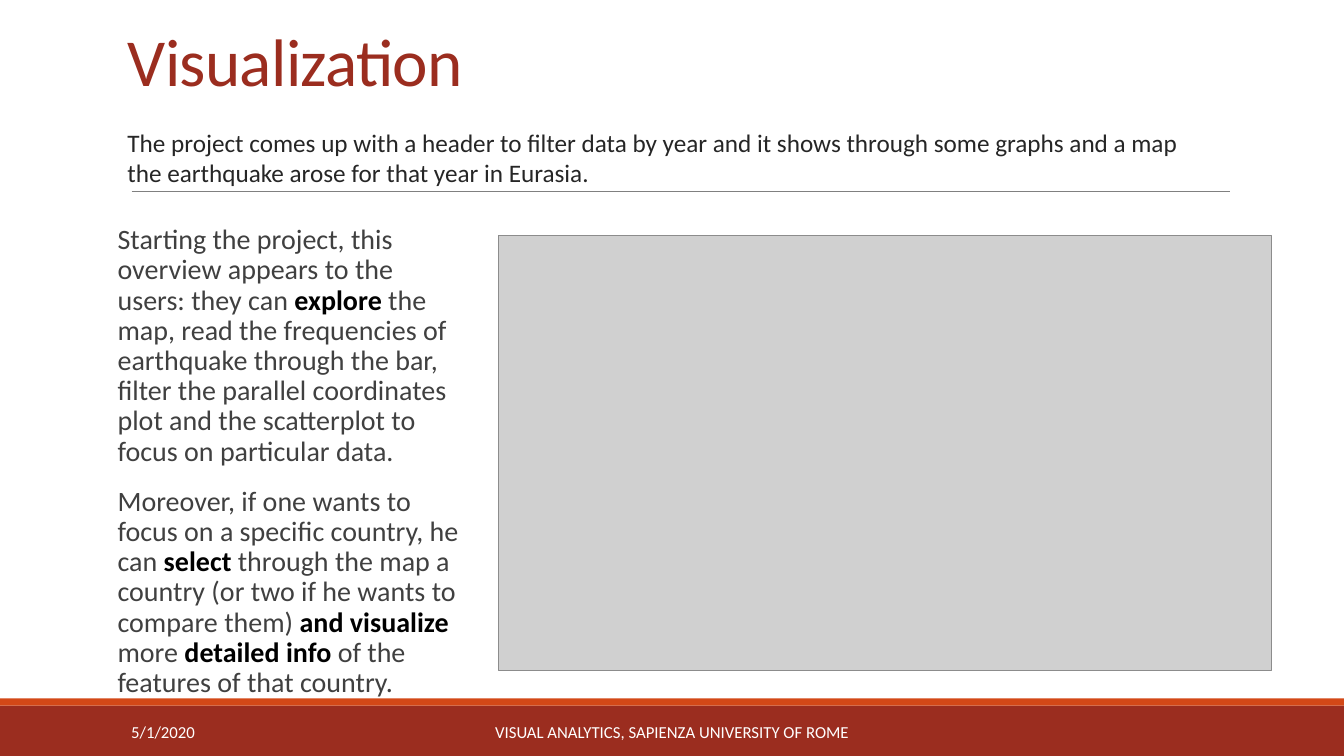
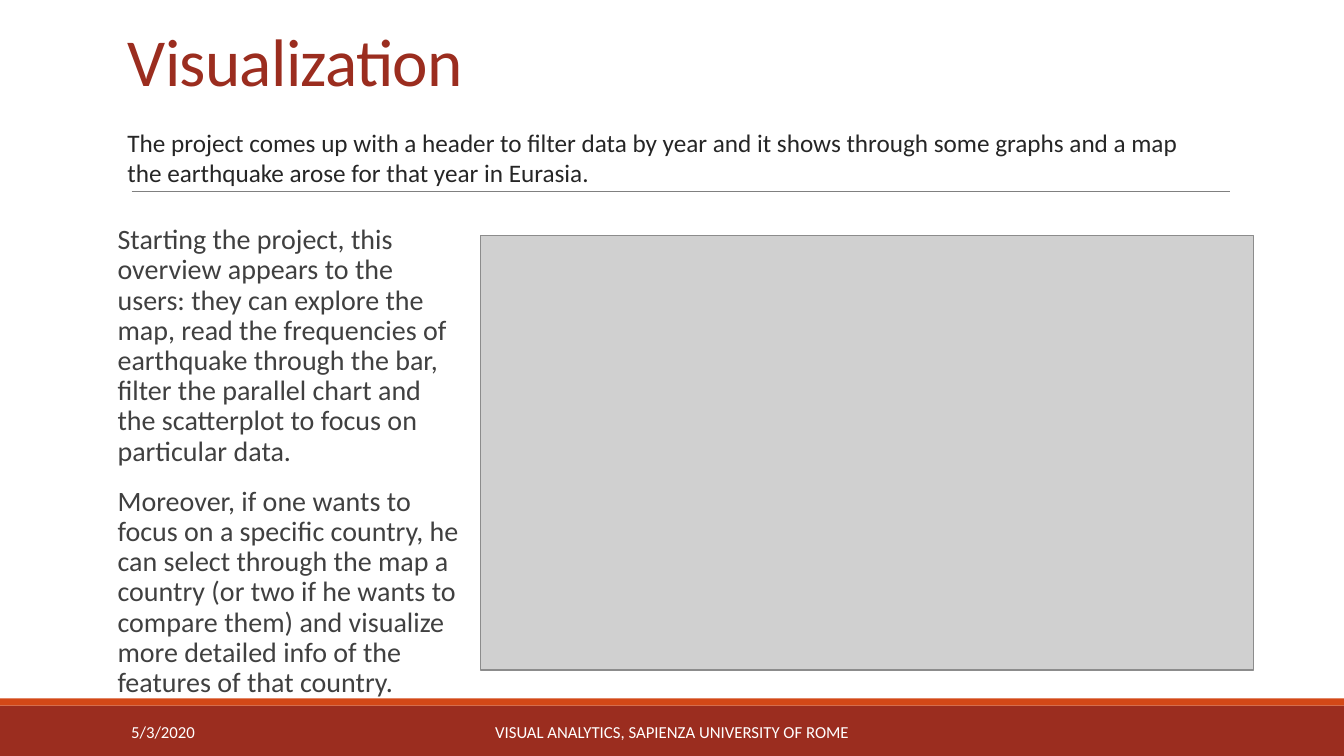
Before and after one commit to michaelcapponi/EarthquakesVA, a slide deck: slide 5 of docs/slides.pptx. Drawn at 1344x756 pixels with LibreOffice and Linux fonts; fonts in the diff are those of the drawing; grey boxes stand for pictures. Boxes give left, top, right and bottom in pixels: in the first picture for what was removed or moved away, otherwise in the second. Text is boxed around its words. In the diff, an @@ line names an element or a change of style, - is before the commit and + after.

```diff
--- a/docs/slides.pptx
+++ b/docs/slides.pptx
@@ text at (118,229,446,466): text changed @@
-Starting the project, this overview appears to the users: they can explore the map, read the frequencies of earthquake through the bar, filter the parallel coordinates plot and the scatterplot to focus on particular data.
+Starting the project, this overview appears to the users: they can explore the map, read the frequencies of earthquake through the bar, filter the parallel chart and the scatterplot to focus on particular data.
@@ picture: place and size @@
-picture at (498,236,1271,670)
+picture at (481,236,1254,670)
@@ text at (118,491,459,699): text colour #000000 to #404040, bold off in "select and visualize detailed info" @@
@@ text at (131,726,195,739): text changed @@
-5/1/2020
+5/3/2020
```
Also in this commit, not shown: 9 other slides changed, 4 other files.
